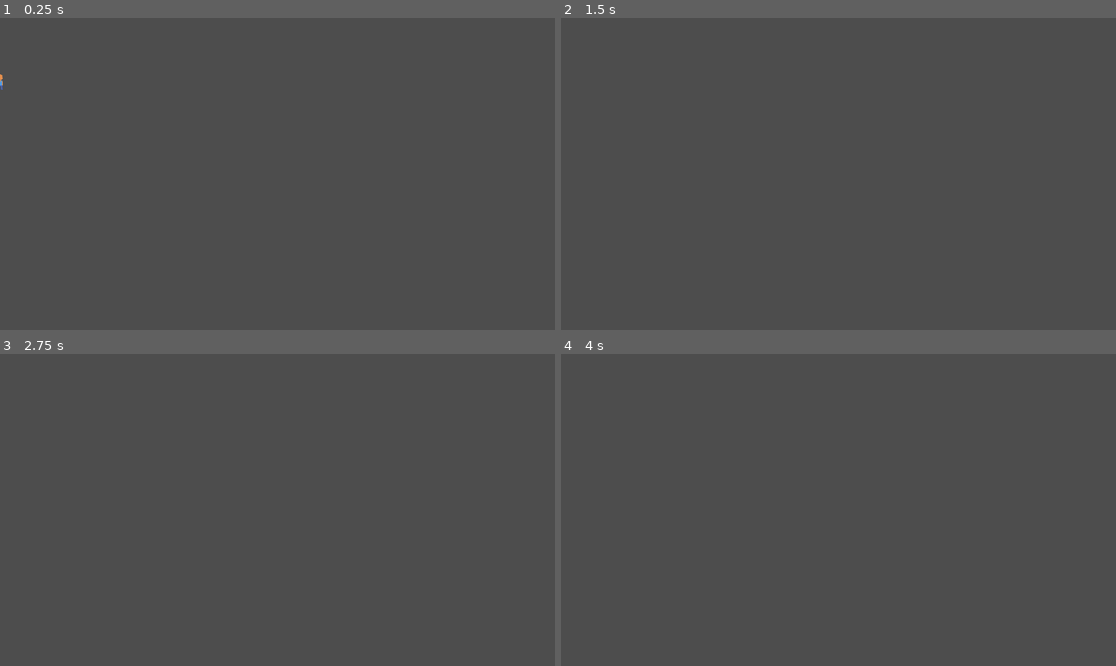
Above: before the commit, frames 1-4 (two rows, left to right).
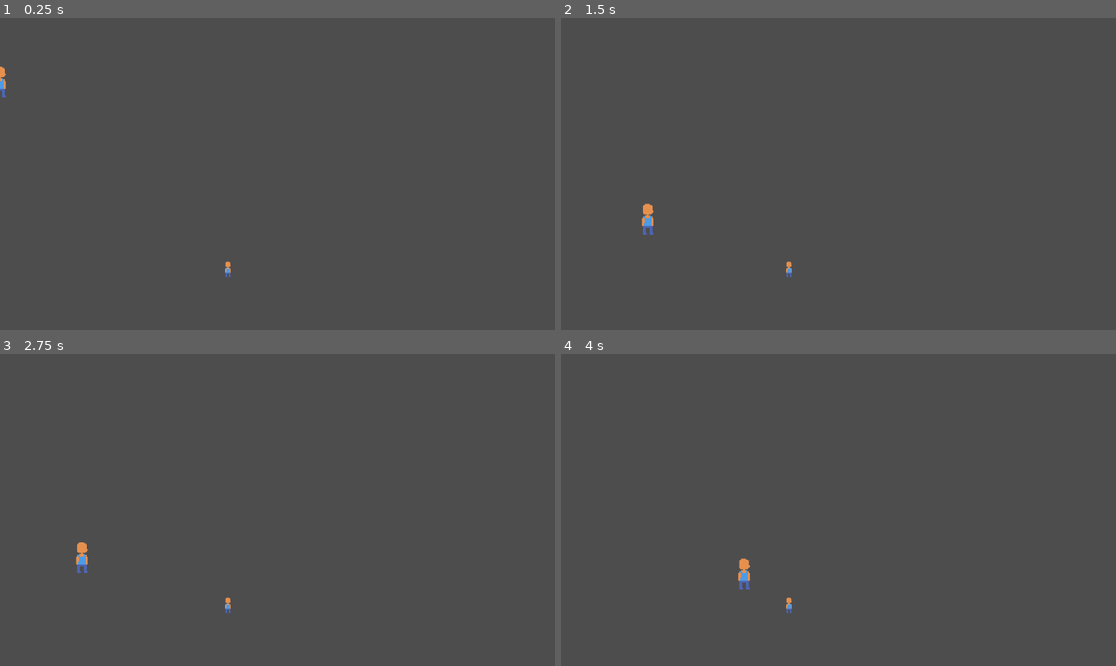
Above: after the commit, the same moments.

Repository: bubbaboogs/smellgrow
Game: Godot game, scene res://node_2d.tscn
Same seed, same stepped clock (60 frames per second), same inputs: the game is played once before the commit and once after it. Before the commit the project has no main scene; this scene is started directly in both runs.
Inputs:
- Up to frame 1 (0.25 s): no input
- Up to frame 2 (1.5 s): hold Space (jump, bound only after the commit) 0.53-1.28 s; hold Right (right, bound only after the commit) from 0.53 s (still down); tap Space (jump, bound only after the commit) at 1.35 s
- Up to frame 3 (2.75 s): tap Space (jump, bound only after the commit) at 1.52, 1.82 s; release Right (right, bound only after the commit) at 2.03 s; hold Left (left, bound only after the commit) from 2.03 s (still down); hold Space (jump, bound only after the commit) from 2.03 s (still down)
- Up to frame 4 (4 s): release Left (left, bound only after the commit) at 2.78 s; release Space (jump, bound only after the commit) at 2.78 s; hold Right (right, bound only after the commit) from 2.78 s (still down); tap Space (jump, bound only after the commit) at 2.85, 3.02, 3.32 s; hold Space (jump, bound only after the commit) from 3.53 s (still down)

The runs differ from the first frame. In frame 1, 0.1% of the frame differs, in the area x 0-42%, y 15-84%; in frame 2, 0.2%; in frame 3, 0.2%; in frame 4, 0.2%, in the area x 31-42%, y 65-84%.

Commit message:
added grass sprite and update player

Diff:
--- a/character.tscn
+++ b/character.tscn
@@ -3,11 +3,12 @@
 [ext_resource type="Texture2D" uid="uid://brfqj4osprel0" path="res://sprites/char.png" id="1_od3bu"]
 
 [sub_resource type="RectangleShape2D" id="RectangleShape2D_bq0pr"]
-size = Vector2(12, 32)
+size = Vector2(24, 64)
 
 [node name="Character" type="CharacterBody2D"]
 
 [node name="Sprite2D" type="Sprite2D" parent="."]
+scale = Vector2(2, 2)
 texture = ExtResource("1_od3bu")
 
 [node name="CollisionShape2D" type="CollisionShape2D" parent="."]
--- a/node_2d.tscn
+++ b/node_2d.tscn
@@ -1,9 +1,26 @@
-[gd_scene load_steps=3 format=3 uid="uid://xebbehtulbdc"]
+[gd_scene load_steps=5 format=3 uid="uid://xebbehtulbdc"]
 
 [ext_resource type="PackedScene" uid="uid://c8ts3ljd0klqv" path="res://character.tscn" id="1_4j6dg"]
 [ext_resource type="Script" path="res://scripts/player_movement.gd" id="2_f6raq"]
+[ext_resource type="Texture2D" uid="uid://brfqj4osprel0" path="res://sprites/char.png" id="3_yq3wh"]
+
+[sub_resource type="RectangleShape2D" id="RectangleShape2D_fiid6"]
+size = Vector2(1158, 20)
 
 [node name="Node2D" type="Node2D"]
 
 [node name="Character" parent="." instance=ExtResource("1_4j6dg")]
 script = ExtResource("2_f6raq")
+speed = 200
+jump_speed = -800
+friction = 0.119
+
+[node name="StaticBody2D" type="StaticBody2D" parent="."]
+position = Vector2(473, 522)
+
+[node name="CollisionShape2D" type="CollisionShape2D" parent="StaticBody2D"]
+position = Vector2(104, 0)
+shape = SubResource("RectangleShape2D_fiid6")
+
+[node name="Sprite2D" type="Sprite2D" parent="StaticBody2D"]
+texture = ExtResource("3_yq3wh")
--- a/project.godot
+++ b/project.godot
@@ -11,8 +11,30 @@
 [application]
 
 config/name="smellgrow"
+run/main_scene="res://node_2d.tscn"
 config/features=PackedStringArray("4.3", "Forward Plus")
 config/icon="res://icon.svg"
+
+[input]
+
+left={
+"deadzone": 0.5,
+"events": [Object(InputEventKey,"resource_local_to_scene":false,"resource_name":"","device":-1,"window_id":0,"alt_pressed":false,"shift_pressed":false,"ctrl_pressed":false,"meta_pressed":false,"pressed":false,"keycode":0,"physical_keycode":4194319,"key_label":0,"unicode":0,"location":0,"echo":false,"script":null)
+, Object(InputEventKey,"resource_local_to_scene":false,"resource_name":"","device":-1,"window_id":0,"alt_pressed":false,"shift_pressed":false,"ctrl_pressed":false,"meta_pressed":false,"pressed":false,"keycode":0,"physical_keycode":65,"key_label":0,"unicode":97,"location":0,"echo":false,"script":null)
+]
+}
+right={
+"deadzone": 0.5,
+"events": [Object(InputEventKey,"resource_local_to_scene":false,"resource_name":"","device":-1,"window_id":0,"alt_pressed":false,"shift_pressed":false,"ctrl_pressed":false,"meta_pressed":false,"pressed":false,"keycode":0,"physical_keycode":4194321,"key_label":0,"unicode":0,"location":0,"echo":false,"script":null)
+, Object(InputEventKey,"resource_local_to_scene":false,"resource_name":"","device":-1,"window_id":0,"alt_pressed":false,"shift_pressed":false,"ctrl_pressed":false,"meta_pressed":false,"pressed":false,"keycode":0,"physical_keycode":68,"key_label":0,"unicode":100,"location":0,"echo":false,"script":null)
+]
+}
+jump={
+"deadzone": 0.5,
+"events": [Object(InputEventKey,"resource_local_to_scene":false,"resource_name":"","device":-1,"window_id":0,"alt_pressed":false,"shift_pressed":false,"ctrl_pressed":false,"meta_pressed":false,"pressed":false,"keycode":0,"physical_keycode":32,"key_label":0,"unicode":32,"location":0,"echo":false,"script":null)
+, Object(InputEventKey,"resource_local_to_scene":false,"resource_name":"","device":-1,"window_id":0,"alt_pressed":false,"shift_pressed":false,"ctrl_pressed":false,"meta_pressed":false,"pressed":false,"keycode":0,"physical_keycode":4194320,"key_label":0,"unicode":0,"location":0,"echo":false,"script":null)
+]
+}
 
 [rendering]
 
--- a/scripts/player_movement.gd
+++ b/scripts/player_movement.gd
@@ -3,12 +3,18 @@
 @export var speed = 1200
 @export var jump_speed = -1800
 @export var gravity = 4000
+@export_range(0.0, 1.0) var friction = 0.1
+@export_range(0.0 , 1.0) var acceleration = 0.25
 
 func _physics_process(delta: float) -> void:
 	velocity.y += gravity * delta
-	velocity.x = Input.get_axis("walk_left", "walk_right") * speed
+	var dir = Input.get_axis("left", "right")
+	if dir != 0:
+		velocity.x = lerp(velocity.x, dir * speed, acceleration)
+	else:
+		velocity.x = lerp(velocity.x, 0.0, friction)
 
 	move_and_slide()
 
-	if Input.is_action_just_pressed("jump") and is_on_floor():
+	if Input.is_action_pressed("jump") and is_on_floor():
 		velocity.y = jump_speed
Binary file added: sprites/grass.png
Not shown, added: sprites/grass.png.import
